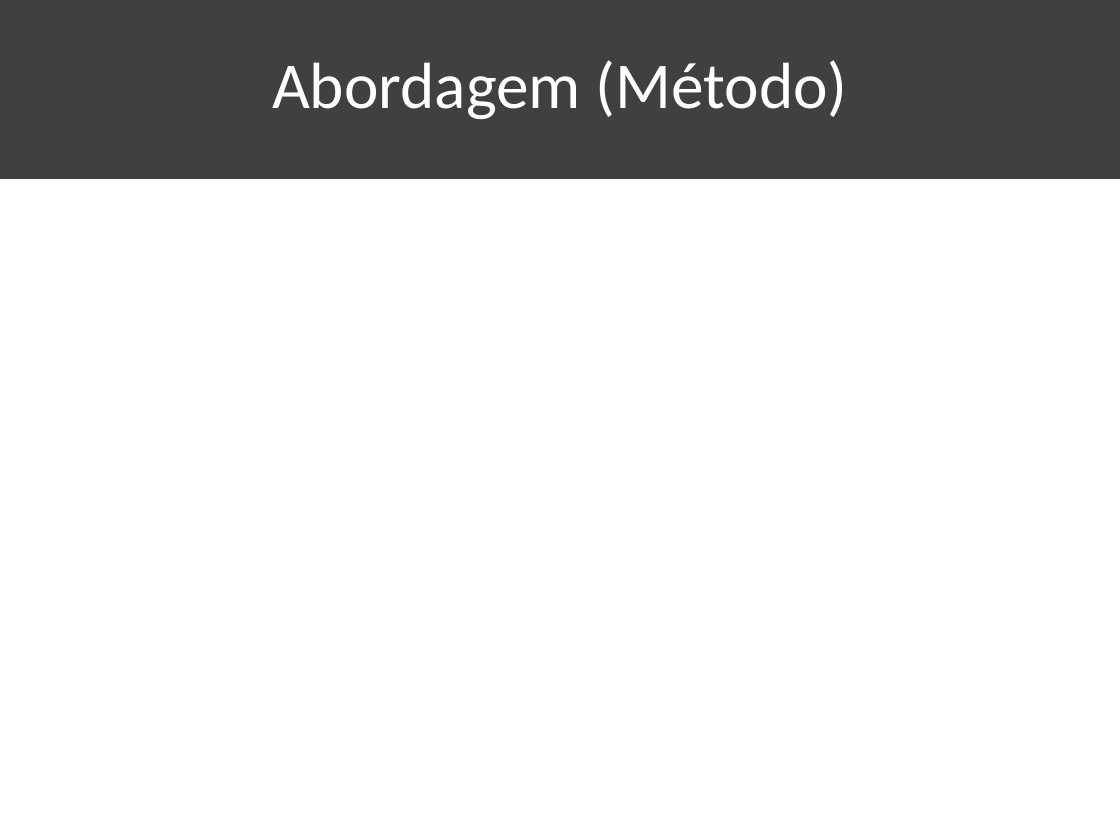
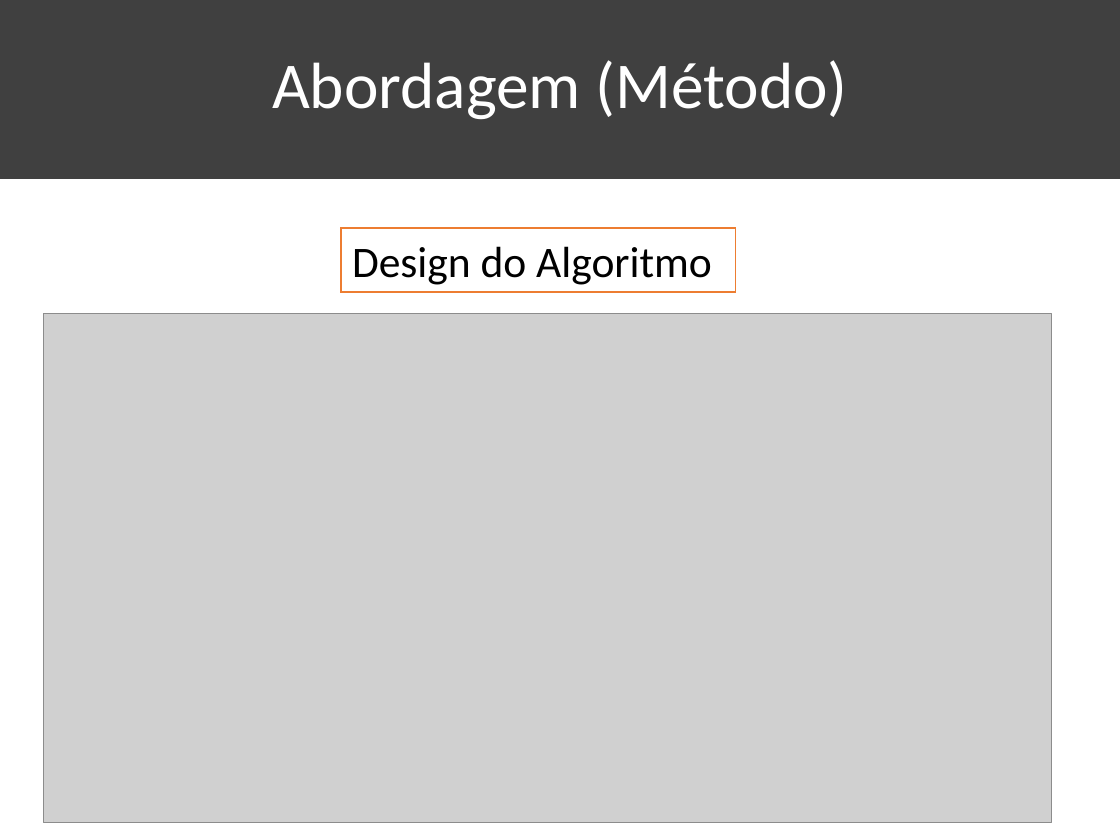
Before and after one commit to KaioAlex/DigitalSecurity, a slide deck: slide 5 of XGBOD-Seminar/XGBOD-Seminar.pptx. Drawn at 1120x840 pixels with LibreOffice and Linux fonts; fonts in the diff are those of the drawing; grey boxes stand for pictures. Boxes give left, top, right and bottom in pixels: in the first picture for what was removed or moved away, otherwise in the second. Text is boxed around its words. In the diff, an @@ line names an element or a change of style, - is before the commit and + after.

Commit message:
Adicionando slides design do algoritmo

```diff
--- a/XGBOD-Seminar/XGBOD-Seminar.pptx
+++ b/XGBOD-Seminar/XGBOD-Seminar.pptx
@@ rectangle added at (342, 228, 736, 292), fill #FFFFFF, outline #ED7D31 1 pt, 28 pt, text #000000 @@
+Design do Algoritmo
@@ picture added at (44, 314, 1052, 822) @@
```
Also in this commit, not shown: 1 other slide changed, 14 slides added, 1 slide removed, 20 other files.
